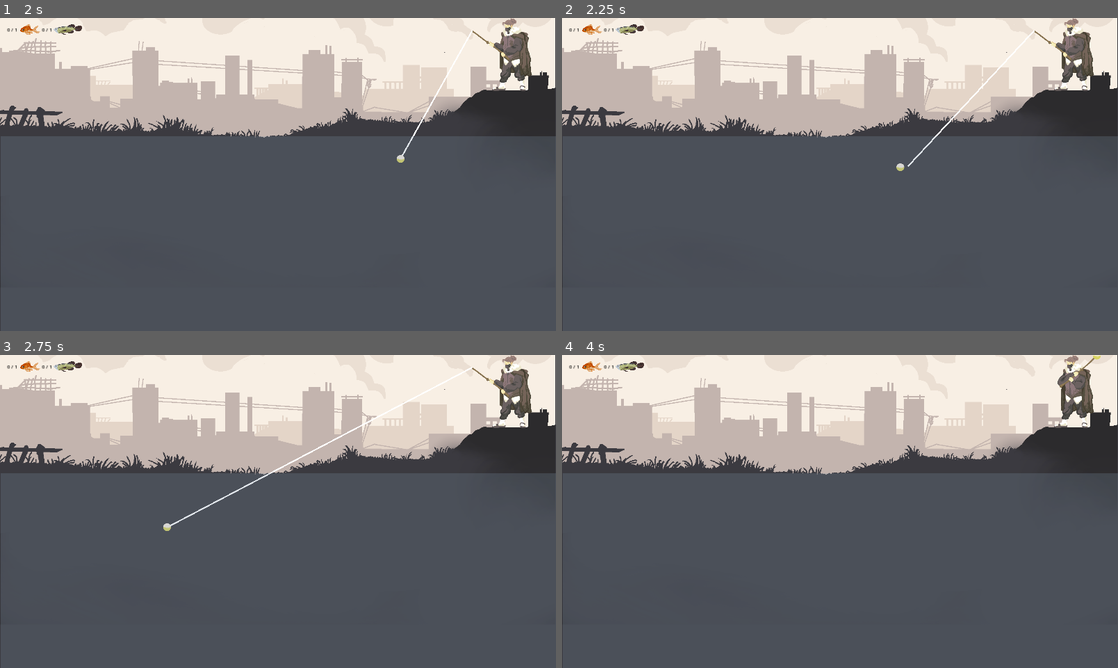
Above: before the commit, frames 1-4 (two rows, left to right).
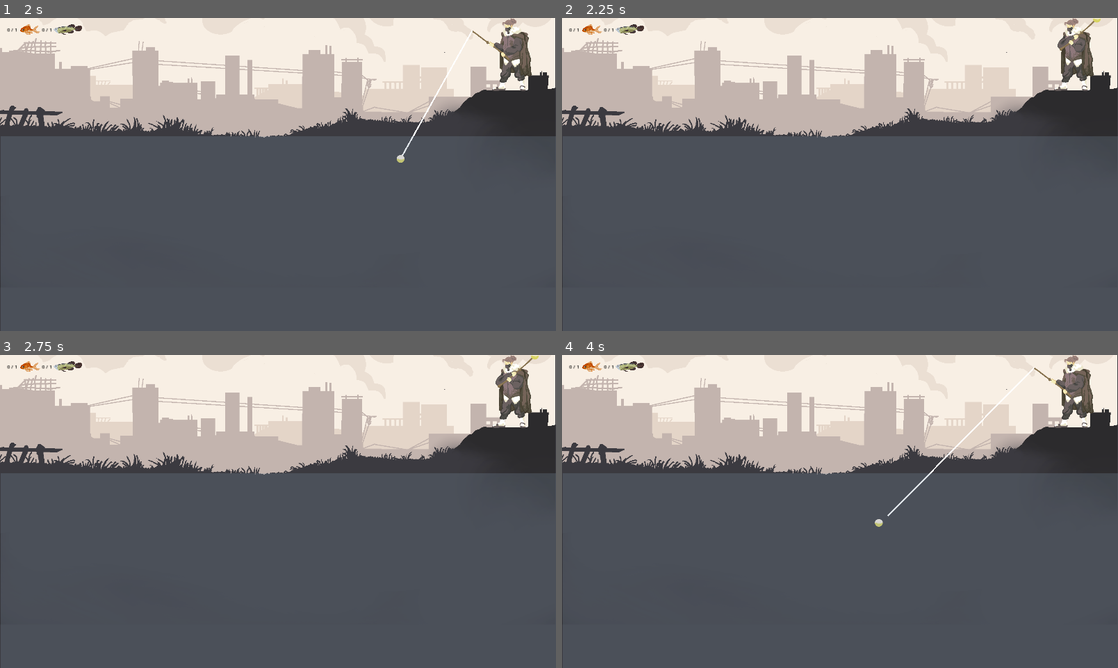
Above: after the commit, the same moments.

Repository: RajwolChapagain/Fishing-Mini-Game
Game: Godot game, scene res://main.tscn
Two runs of this game, one before a commit and one after it. Both use one fixed random seed, a clock stepped at 60 frames per second and the inputs below.
Inputs (mouse positions are in pixels of both pictures, inside the frame that each line leads up to):
- Up to frame 1 (2 s): click "PLAY" at 0.5 s; tap Enter at 1.25 s; move the mouse to (400, 158) at 1.27 s; press the mouse at (400, 158) at 1.28 s
- Up to frame 2 (2.25 s): move the mouse to (728, 190) at 2.02 s; release the mouse at (728, 190) at 2.03 s; click (728, 190) at 2.1 s
- Up to frame 3 (2.75 s): no input
- Up to frame 4 (4 s): move the mouse to (895, 442) at 2.77 s; press the mouse at (895, 442) at 2.78 s; tap Space at 3.5 s; move the mouse to (812, 574) at 3.52 s; release the mouse at (812, 574) at 3.53 s; click (812, 574) at 3.6 s

Frame 1 is identical in both runs. In frame 2, 0.4% of the frame differs, in the area x 60-97%, y 0-49%; in frame 3, 0.6%, in the area x 29-97%, y 0-57%; in frame 4, 0.5%.

Commit message:
Fix throwing line

Diff:
--- a/fisherman/fisherman.gd
+++ b/fisherman/fisherman.gd
@@ -6,6 +6,7 @@
 var water_level = global_position.y
 var is_thrown = false
 var fish_hooked = false
+var throwing = false
 var clicks_to_pull = 0:
 	get:
 		return clicks_to_pull
@@ -36,22 +37,25 @@
 	if event.is_action_pressed("throw_line"):
 		if is_thrown:
 			clicks_to_pull -= 1
-			if clicks_to_pull == 0:
+			if clicks_to_pull == 0 and not throwing:
 				pull_fishing_line()
 		else:
 			throw_fishing_line(get_global_mouse_position())
 
 func throw_fishing_line(pos):
-	if pos.x < $Marker2D.global_position.x and pos.y > water_level:
+
+	if pos.x < $CastMarker.global_position.x and pos.y > water_level:
 		texture = cast_sprite
 		$FishingLine.points[0] = $CastMarker.position
 
 		var bobber_tween = get_tree().create_tween()
+		throwing = true
+		is_thrown = true
 		await bobber_tween.tween_property($Bobber, "global_position", pos, 0.5).finished
+		throwing = false
 		$Bobber/SpookRadius.monitoring = true
 		await get_tree().create_timer(0.5).timeout
 		$Bobber/SpookRadius.monitoring = false
-		is_thrown = true
 
 func pull_fishing_line():
 	$FishingLine.points[0] = $Marker2D.position
